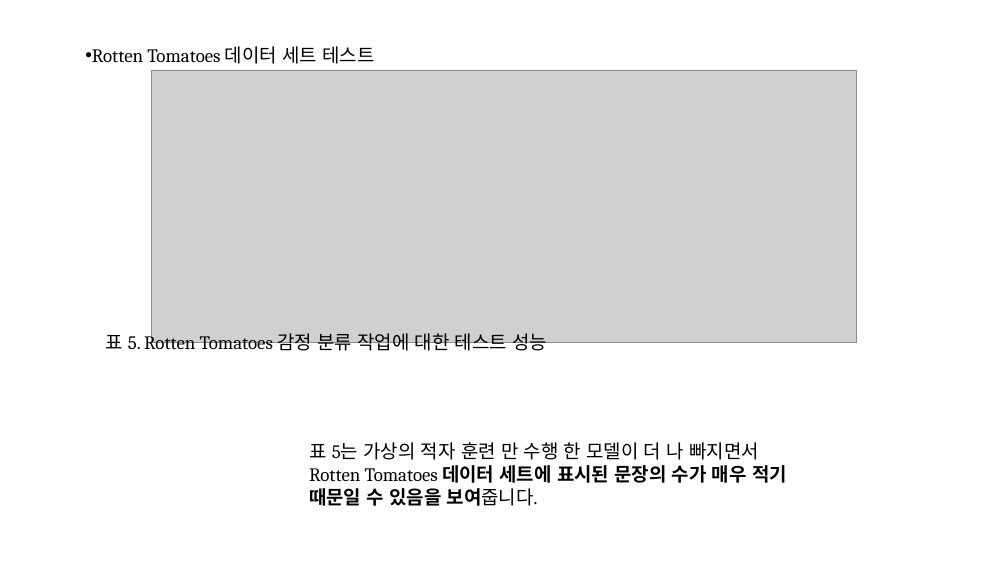
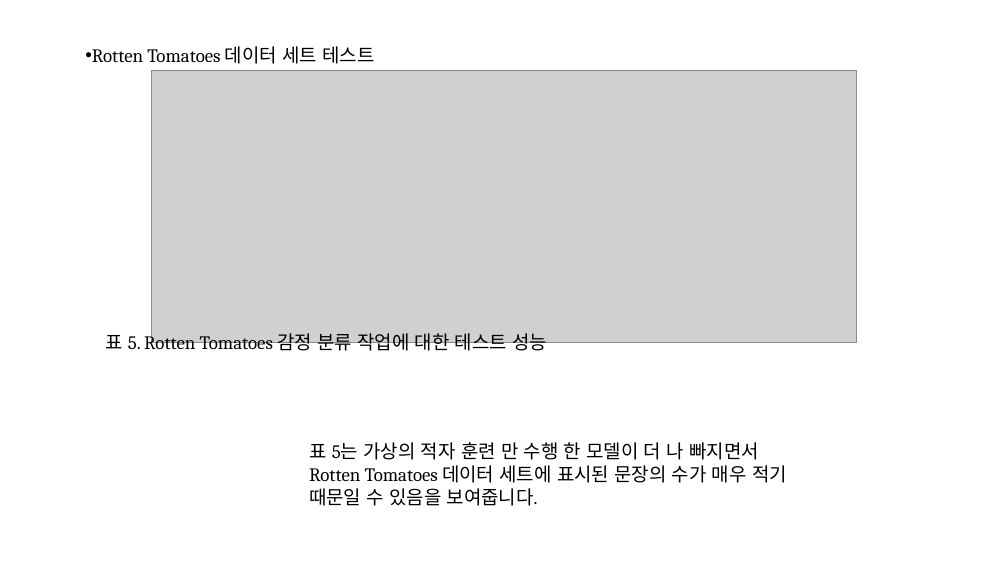
Before and after one commit to modudeepnlp/code_implementation, a slide deck: slide 18 of resources/slide/Adversarial Training Methods For Semi-Supervised Text Classification_20190311_ChangWookJun.pptx. Drawn at 1008x567 pixels with LibreOffice and Linux fonts; fonts in the diff are those of the drawing; grey boxes stand for pictures. Boxes give left, top, right and bottom in pixels: in the first picture for what was removed or moved away, otherwise in the second. Text is boxed around its words. In the diff, an @@ line names an element or a change of style, - is before the commit and + after.

```diff
--- a/resources/slide/Adversarial Training Methods For Semi-Supervised Text Classification_20190311_ChangWookJun.pptx
+++ b/resources/slide/Adversarial Training Methods For Semi-Supervised Text Classification_20190311_ChangWookJun.pptx
@@ text "표 5는 가상의 적자 훈련 ..." at [309, 442, 787, 506]: bold off in "데이터 세트에 표시된 문장의 수가 매우 적기 ..." @@
```
Also in this commit, not shown: 9 other slides changed, 7 slides added.
